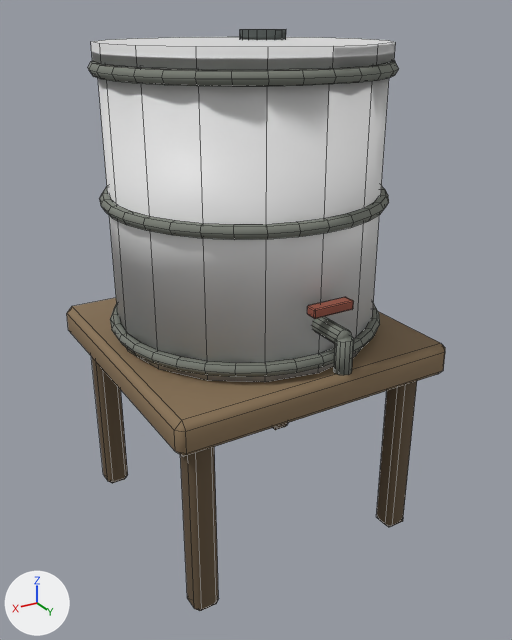
Before and after pictures for a commit that changed the FBX model demo13-flashlight/Assets/Art/Environments/TownProps02/Models/WaterBarrelStand02.fbx.
Camera for both pictures: a 50 mm lens placed at (0.995, 1.721, 1.514), pointed at (0.001, 0.063, 0.685). The lights are fixed; the arrows at lower left show +X, +Y and +Z. The picture after the commit comes second. Mesh edges are drawn as thin lines.

Names of what the first picture shows: 'WaterBarrelStand02'.
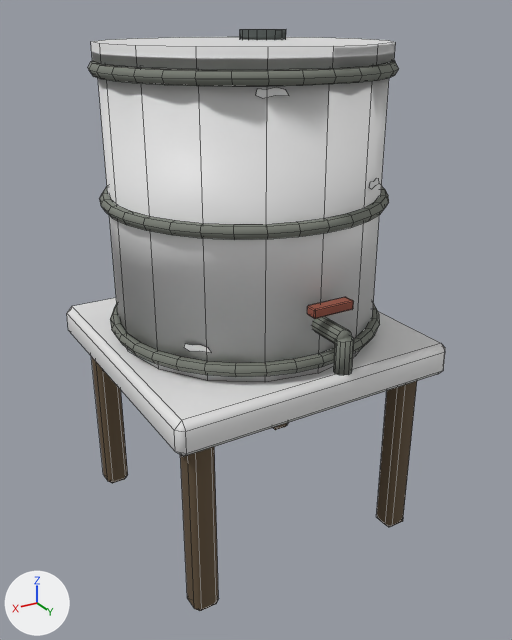
The change, as a diff of the scene's bpy script:
```diff
--- a/demo13-flashlight/Assets/Art/Environments/TownProps02/Models/WaterBarrelStand02.fbx.py
+++ b/demo13-flashlight/Assets/Art/Environments/TownProps02/Models/WaterBarrelStand02.fbx.py
@@ mat_townprops_woodfaded @@
+mat_townprops_woodfaded = principled_material('TownProps_WoodFaded')
+mat_townprops_woodfaded.base_color = (0.8, 0.8, 0.8)  # white #e7e7e7
@@ me_cube_036 @@
 # verts and faces of me_cube_036; kept vertices keep their numbers, new ones are numbered from 864
-me_cube_036.from_pydata(...)  # 864 vertices, 814 faces; spans x -0.43..0.43, y -0.43..0.503, z 0.0..1.478
+me_cube_036.from_pydata(...)  # 896 vertices, 818 faces; spans x -0.43..0.43, y -0.43..0.503, z 0.0..1.478
+# me_cube_036 part 1
+verts[864] = (0.31, 0.222, 0.735)  # pixel (184, 347)
+verts[865] = (0.301, 0.235, 0.728)  # pixel (189, 351)
+verts[866] = (0.283, 0.256, 0.734)  # pixel (199, 350)
+verts[867] = (0.26, 0.279, 0.732)  # pixel (211, 352)
+verts[868] = (0.267, 0.273, 0.745)  # pixel (208, 347)
+verts[869] = (0.282, 0.257, 0.751)  # pixel (200, 344)
+verts[870] = (0.296, 0.241, 0.746)  # pixel (192, 345)
+verts[871] = (0.308, 0.225, 0.748)  # pixel (185, 343)
+faces += [(864, 865, 866, 867, 868, 869, 870, 871)]  # mat_townprops_wear (white #e7e7e7)
+# me_cube_036 part 2
+verts[872] = (0.169, 0.342, 1.355)  # pixel (255, 95)
+verts[873] = (0.155, 0.349, 1.348)  # pixel (262, 98)
+verts[874] = (0.129, 0.359, 1.354)  # pixel (275, 95)
+verts[875] = (0.099, 0.369, 1.352)  # pixel (289, 95)
+verts[876] = (0.107, 0.366, 1.365)  # pixel (285, 89)
+verts[877] = (0.127, 0.36, 1.371)  # pixel (276, 87)
+verts[878] = (0.148, 0.352, 1.366)  # pixel (266, 89)
+verts[879] = (0.166, 0.344, 1.368)  # pixel (257, 88)
+faces += [(872, 873, 874, 875, 876, 877, 878, 879)]  # mat_townprops_wear (white #e7e7e7)
+# me_cube_036 part 3
+verts[880] = (-0.163, 0.345, 1.115)  # pixel (369, 187)
+verts[881] = (-0.177, 0.338, 1.108)  # pixel (371, 189)
+verts[882] = (-0.201, 0.324, 1.114)  # pixel (375, 185)
+verts[883] = (-0.227, 0.306, 1.112)  # pixel (379, 183)
+verts[884] = (-0.22, 0.312, 1.125)  # pixel (378, 178)
+verts[885] = (-0.203, 0.323, 1.131)  # pixel (376, 178)
+verts[886] = (-0.184, 0.334, 1.126)  # pixel (373, 181)
+verts[887] = (-0.166, 0.343, 1.128)  # pixel (370, 182)
+faces += [(880, 881, 882, 883, 884, 885, 886, 887)]  # mat_townprops_wear (white #e7e7e7)
+# me_cube_036 part 4: 26 faces spanning x -0.43..0.43, y -0.43..0.43, z 0.55..0.65 switch from mat_townprops_wood (brown #897356) to mat_townprops_woodfaded (white #e7e7e7)
+# other edits to the shape of me_cube_036 do not show in these pictures
 me_cube_036.materials.append(mat_townprops_wooddark)
@@ me_cube_036 @@
 me_cube_036.materials.append(mat_townprops_red)
+me_cube_036.materials.append(mat_townprops_wear)  # white #e7e7e7
```

Where the change shows, as pixel boxes (x1, y1, x2, y2) in the pictures (512 x 640 px):
part 1 of me_cube_036, added: after (184, 344, 212, 353)
part 2 of me_cube_036, added: after (256, 87, 289, 98)
part 3 of me_cube_036, added: after (369, 178, 379, 189)
part 4 of me_cube_036, recoloured (brown to white): (67, 298, 445, 457) in both
